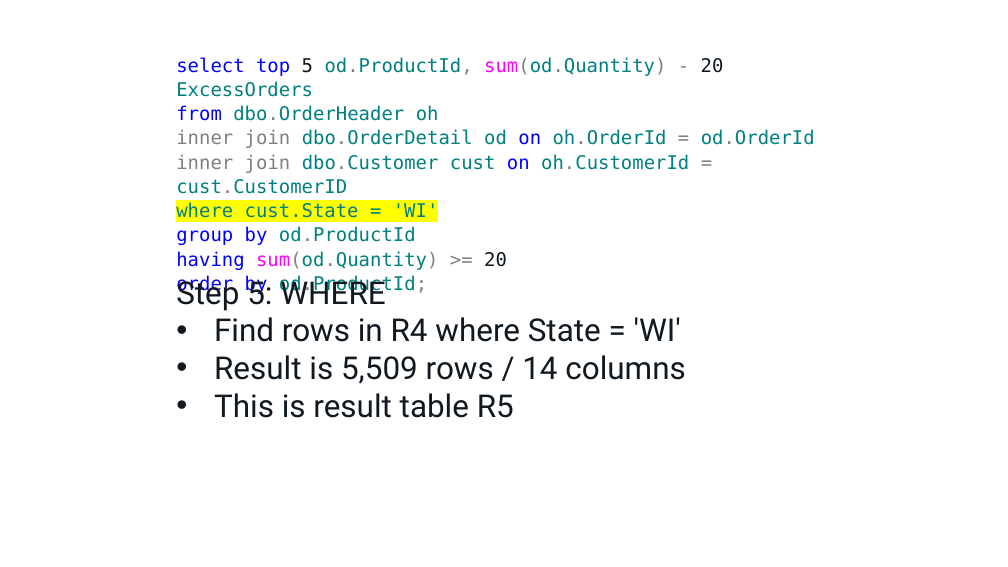
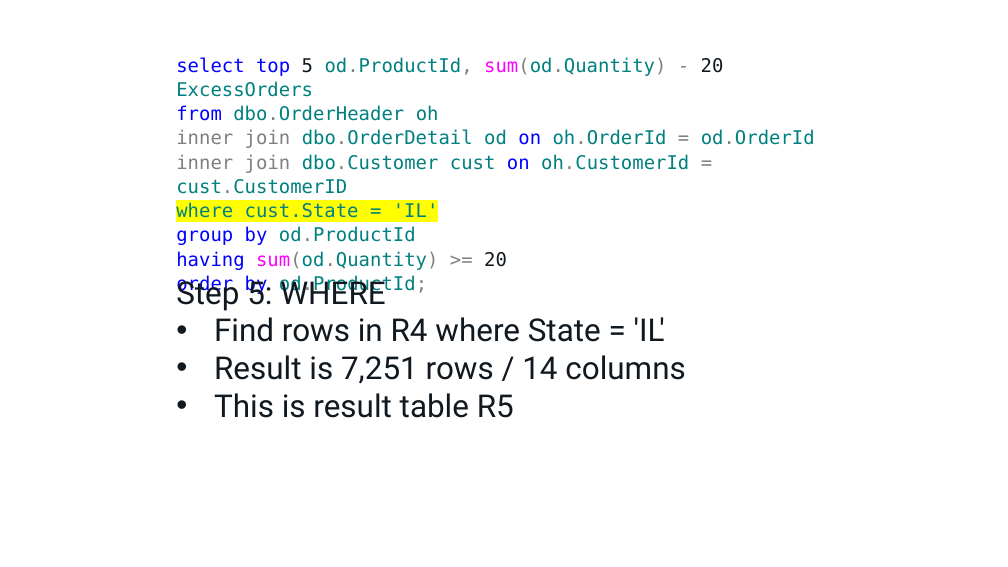
Before and after one commit to tf3604/OptimizerPresentation, a slide deck: slide 13 of Optimizer.pptx. Drawn at 1008x567 pixels with LibreOffice and Linux fonts; fonts in the diff are those of the drawing; background and template pictures are left out. Boxes give left, top, right and bottom in pixels: in the first picture for what was removed or moved away, otherwise in the second. Text is boxed around its words. In the diff, an @@ line names an element or a change of style, - is before the commit and + after.

```diff
--- a/Optimizer.pptx
+++ b/Optimizer.pptx
@@ text at (176,202,439,222): text changed @@
-where cust.State = 'WI'
+where cust.State = 'IL'
@@ text at (214,317,685,384): text changed @@
-• Find rows in R4 where State = 'WI'
-• Result is 5,509 rows / 14 columns
+• Find rows in R4 where State = 'IL'
+• Result is 7,251 rows / 14 columns
```
Also in this commit, not shown: 15 other slides changed, 1 other file.
